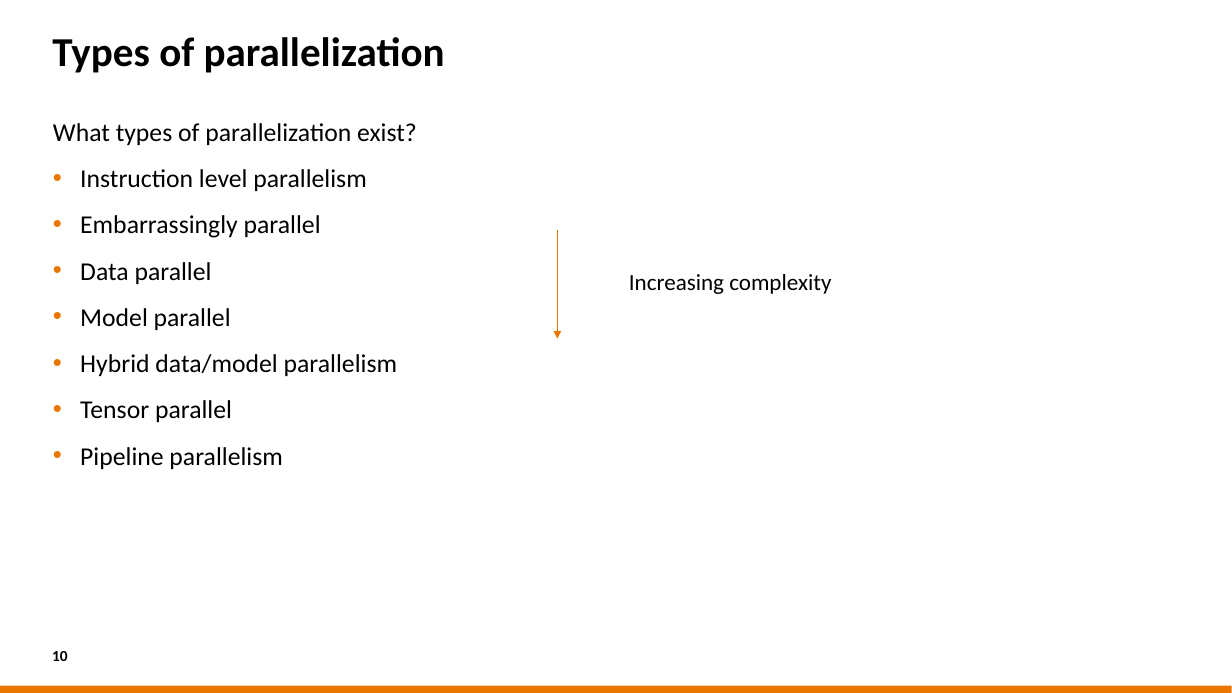
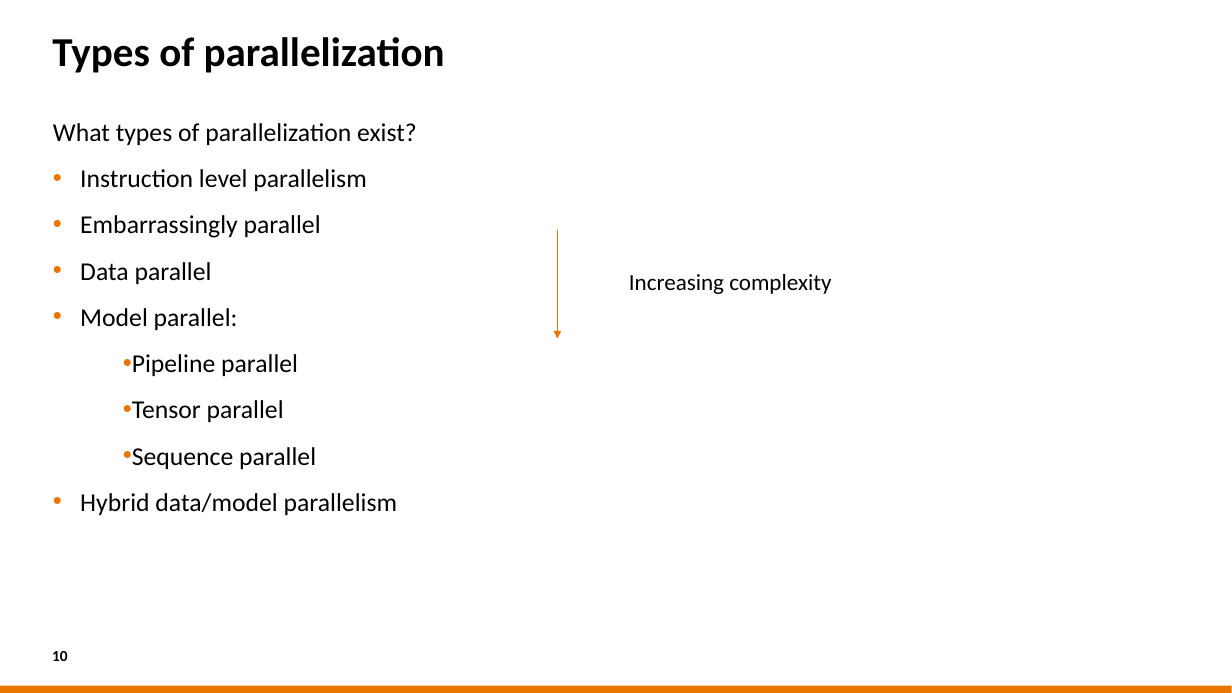
Before and after one commit to sara-nl/HPML-course-materials, a slide deck: slide 10 of Day2/slides/Parallel_Computing_for_DL.pptx. Drawn at 1232x693 pixels with LibreOffice and Linux fonts; fonts in the diff are those of the drawing; background and template pictures are left out. Boxes give left, top, right and bottom in pixels: in the first picture for what was removed or moved away, otherwise in the second. Text is boxed around its words. In the diff, an @@ line names an element or a change of style, - is before the commit and + after.

```diff
--- a/Day2/slides/Parallel_Computing_for_DL.pptx
+++ b/Day2/slides/Parallel_Computing_for_DL.pptx
@@ text at box(80, 308, 316, 469): text changed @@
-• Model parallel
+• Model parallel:
+        • Pipeline parallel
+        • Tensor parallel
+        • Sequence parallel
@@ text at box(80, 400, 282, 469): paragraphs removed @@
-• Tensor parallel
-• Pipeline parallelism
```
Also in this commit, not shown: 9 other slides changed, 3 slides added, 1 other file.
